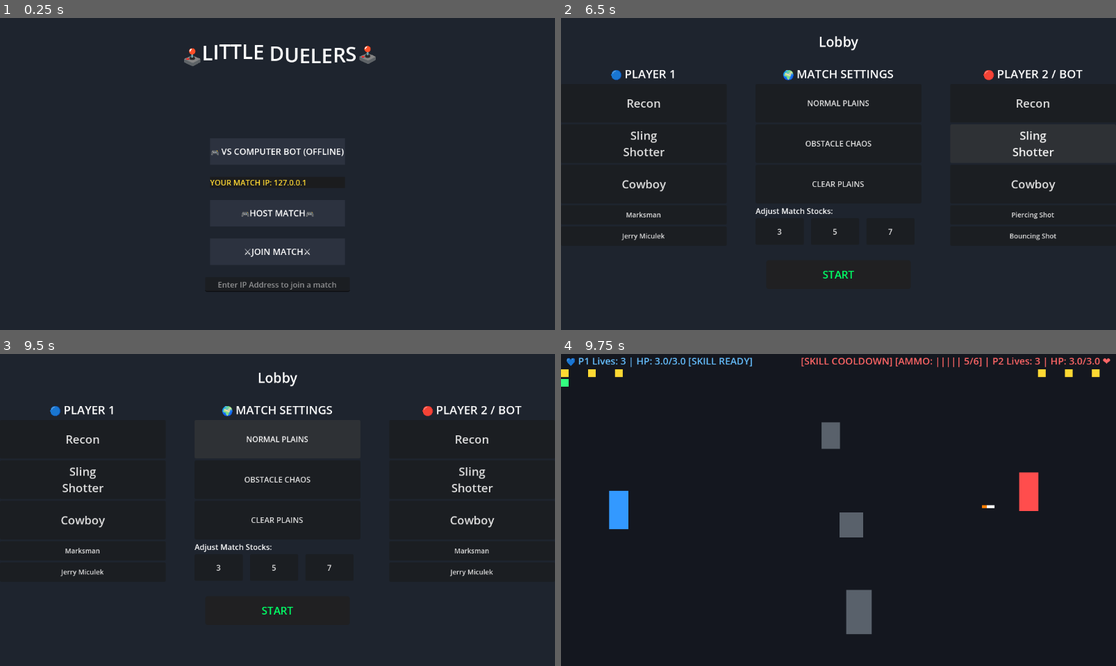
Above: before the commit, frames 1-4 (two rows, left to right).
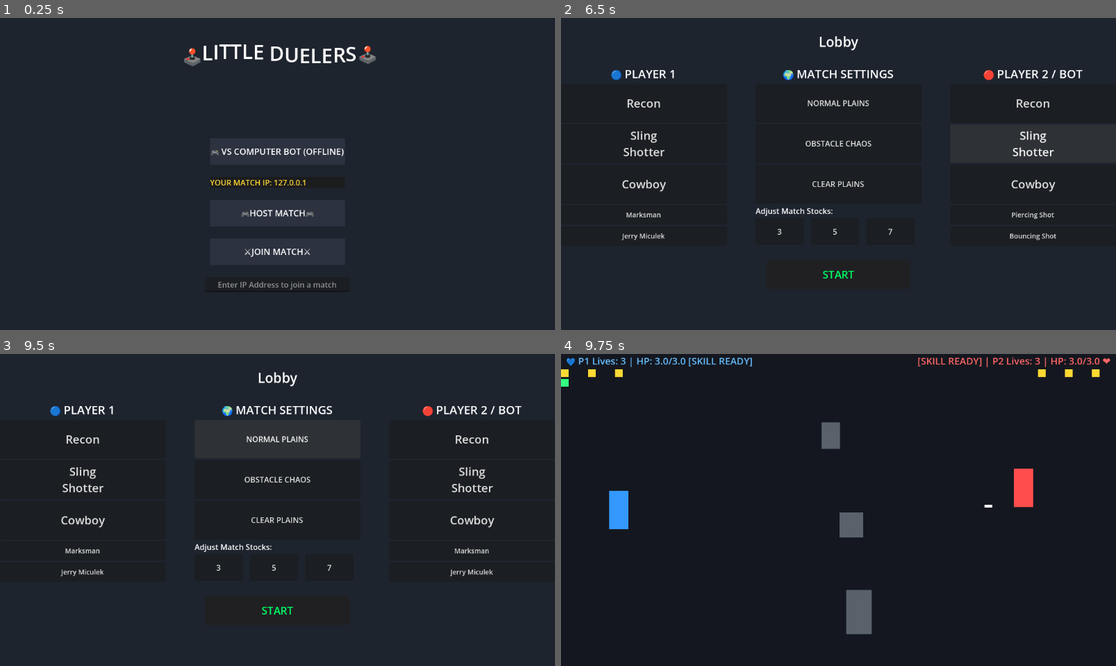
Above: after the commit, the same moments.

Repository: 548778-stack/Little-Duelers
Game: Godot game, scene res://CombatArena.tscn
Two runs of this game, one before a commit and one after it. Both use one fixed random seed, a clock stepped at 60 frames per second and the inputs below.
Inputs (mouse positions are in pixels of both pictures, inside the frame that each line leads up to):
- Up to frame 1 (0.25 s): no input
- Up to frame 2 (6.5 s): click (838, 283) at 0.52 s; type "12" at 0.6 s; click "🎮 VS COMPUTER BOT (OFFLINE)" at 1.25 s; click "Recon" at 2 s; click "Sling Shotter" at 2.75 s; click "Cowboy" at 3.5 s; click "Marksman" at 4.25 s; click "Recon" at 5 s; click "Sling Shotter" at 5.75 s
- Up to frame 3 (9.5 s): click "Cowboy" at 6.5 s; click "Marksman" at 7.25 s; click "NORMAL PLAINS" at 8 s; click "NORMAL PLAINS" at 8.75 s
- Up to frame 4 (9.75 s): click "START" at 9.5 s

Frames 1-3 are identical in both runs. In frame 4, 0.9% of the frame differs, in the area x 43-98%, y 1-51%.

Commit message:
sync guest character choice

Diff:
--- a/BasePlayer.gd
+++ b/BasePlayer.gd
@@ -155,7 +155,7 @@
 		bullet.set_meta("damage_amount", base_damage)
 		bullet.set_meta("is_critical", (type == "marksman_normal"))
 
-		arena.add_child(bullet)
+		arena.add_child(bullet, true)
 		bullet.global_position = start_pos + (fire_dir * 45.0)
 
 		if bullet.has_method("set_vector_trajectory"):
--- a/CombatArena.gd
+++ b/CombatArena.gd
@@ -41,6 +41,17 @@
 var p2_selected_skill: String = "Piercing Shot"
 var p1_abilities_box: VBoxContainer
 var p2_abilities_box: VBoxContainer
+
+# Insert this variable near the top of CombatArena.gd with your other properties:
+var lobby_selections: Dictionary = {
+	1: "Slingshotter", # Default fallback for Host (ID 1)
+	"guest": "Slingshotter" # Default fallback for incoming Guest
+}
+var lobby_skills: Dictionary = {
+	1: "Piercing Shot",
+	"guest": "Piercing Shot"
+}
+
 
 # HUD progress bar pointers
 var p1_ability_bar: TextureProgressBar
@@ -248,28 +259,32 @@
 	else:
 		# --- ONLINE P2P MODE ---
 		if multiplayer.is_server():
+
 			var host_id = 1
-			var guest_id = multiplayer.get_peers()[0] if multiplayer.get_peers().size() > 0 else 1
-
-			# Spawn P1 Host Node (Named after Peer ID string!)
+			var guest_id = multiplayer.get_peers() if multiplayer.get_peers().size() > 0 else 1
+
+			# --- SPAWN PLAYER 1 (HOST) ---
 			player1 = player_scene.instantiate()
 			player1.name = str(host_id)
+
+			# Read from dictionary before calling add_child!
+			player1.character_class = lobby_selections[1]
+			player1.selected_ability = lobby_skills[1]
+
 			add_child(player1)
 			player1.global_position = Vector2(120, screen_height / 2)
 
-			# Spawn P2 Guest Node (Named after Peer ID string!)
+			# --- SPAWN PLAYER 2 (GUEST) ---
 			player2 = player_scene.instantiate()
 			player2.name = str(guest_id)
+
+			# Read from dictionary before calling add_child!
+			player2.character_class = lobby_selections["guest"]
+			player2.selected_ability = lobby_skills["guest"]
+
 			add_child(player2)
 			player2.global_position = Vector2(screen_width - 120, screen_height / 2)
 
-			print("📡 P2P Nodes Instantiated! Authorities explicitly locked before birth: P1=", host_id, " | P2=", guest_id)
-
-		# Host server computes map layouts and pushes them down the wire
-		var min_obs = 3 if selected_map == "Standard Field" else 6
-		var max_obs = 5 if selected_map == "Standard Field" else 9
-		if selected_map != "Open Empty Plain":
-			generate_and_sync_obstacles(screen_width, screen_height, min_obs, max_obs)
 
 func generate_and_sync_obstacles(screen_width: float, screen_height: float, min_c: int, max_c: int) -> void:
 	var center_x = screen_width / 2
@@ -472,31 +487,34 @@
 	var lobby_instance = LOBBY_SCENE.instantiate()
 	menu_layer.add_child(lobby_instance)
 
-	# --- 🎮 CONNECT PLAYER 1 SELECTIONS ---
+	# --- Update Player 1 Button selections inside show_lobby_dashboard() ---
 	_connect_lobby_button(lobby_instance, "P1Recon", func():
-		p1_selected_character = "Recon"
+		rpc("register_player_selection", 1, "Recon", "Recons Eye")
 		update_lobby_abilities(1, "Recon")
 	)
 	_connect_lobby_button(lobby_instance, "P1Slingshotter", func():
-		p1_selected_character = "Slingshotter"
+		rpc("register_player_selection", 1, "Slingshotter", "Piercing Shot")
 		update_lobby_abilities(1, "Slingshotter")
 	)
 	_connect_lobby_button(lobby_instance, "P1Cowboy", func():
-		p1_selected_character = "Cowboy"
+		rpc("register_player_selection", 1, "Cowboy", "Marksman")
 		update_lobby_abilities(1, "Cowboy")
 	)
 
-	# --- 🎮 CONNECT PLAYER 2 SELECTIONS ---
+	# --- Update Player 2 Button selections inside show_lobby_dashboard() ---
 	_connect_lobby_button(lobby_instance, "P2Recon", func():
-		p2_selected_character = "Recon"
+		var my_id = multiplayer.get_unique_id()
+		rpc("register_player_selection", my_id, "Recon", "Recons Eye")
 		update_lobby_abilities(2, "Recon")
 	)
 	_connect_lobby_button(lobby_instance, "P2Slingshotter", func():
-		p2_selected_character = "Slingshotter"
+		var my_id = multiplayer.get_unique_id()
+		rpc("register_player_selection", my_id, "Slingshotter", "Piercing Shot")
 		update_lobby_abilities(2, "Slingshotter")
 	)
 	_connect_lobby_button(lobby_instance, "P2Cowboy", func():
-		p2_selected_character = "Cowboy"
+		var my_id = multiplayer.get_unique_id()
+		rpc("register_player_selection", my_id, "Cowboy", "Marksman")
 		update_lobby_abilities(2, "Cowboy")
 	)
 
@@ -626,6 +644,22 @@
 	# Delete the node from the running game world the exact moment the animation finishes
 	tween.chain().tween_callback(marker.queue_free)
 
+@rpc("any_peer", "call_local", "reliable")
+func register_player_selection(sender_id: int, chosen_class: String, chosen_skill: String) -> void:
+	# Both Host and Guest track choices. If the sender is Host (1), update ID 1. Otherwise, update the Guest slot!
+	if sender_id == 1:
+		lobby_selections[1] = chosen_class
+		lobby_skills[1] = chosen_skill
+		p1_selected_character = chosen_class
+		p1_selected_skill = chosen_skill
+	else:
+		lobby_selections["guest"] = chosen_class
+		lobby_skills["guest"] = chosen_skill
+		p2_selected_character = chosen_class
+		p2_selected_skill = chosen_skill
+
+	print("📡 Selection registered over LAN! Peer ID: ", sender_id, " chose: ", chosen_class, " | Skill: ", chosen_skill)
+
 func _unhandled_input(event: InputEvent) -> void:
 	if event is InputEventKey and event.pressed:
 		if event.keycode == KEY_R:
--- a/CombatArena.tscn
+++ b/CombatArena.tscn
@@ -16,5 +16,5 @@
 color = Color(0.078431375, 0.09019608, 0.12156863, 1)
 
 [node name="MultiplayerSpawner" type="MultiplayerSpawner" parent="." unique_id=179887406]
-_spawnable_scenes = PackedStringArray("uid://b1k5ajbttqe0q", "res://Player2.tscn", "uid://b8cjmr6bh1rvu")
+_spawnable_scenes = PackedStringArray("uid://b1k5ajbttqe0q", "uid://b8cjmr6bh1rvu")
 spawn_path = NodePath("..")
--- a/Player.gd
+++ b/Player.gd
@@ -1 +1,5 @@
+#cd "S:\My Documents\little-duelers"
+#git add .
+#git commit -m "message"
+#git push
 extends BasePlayer
